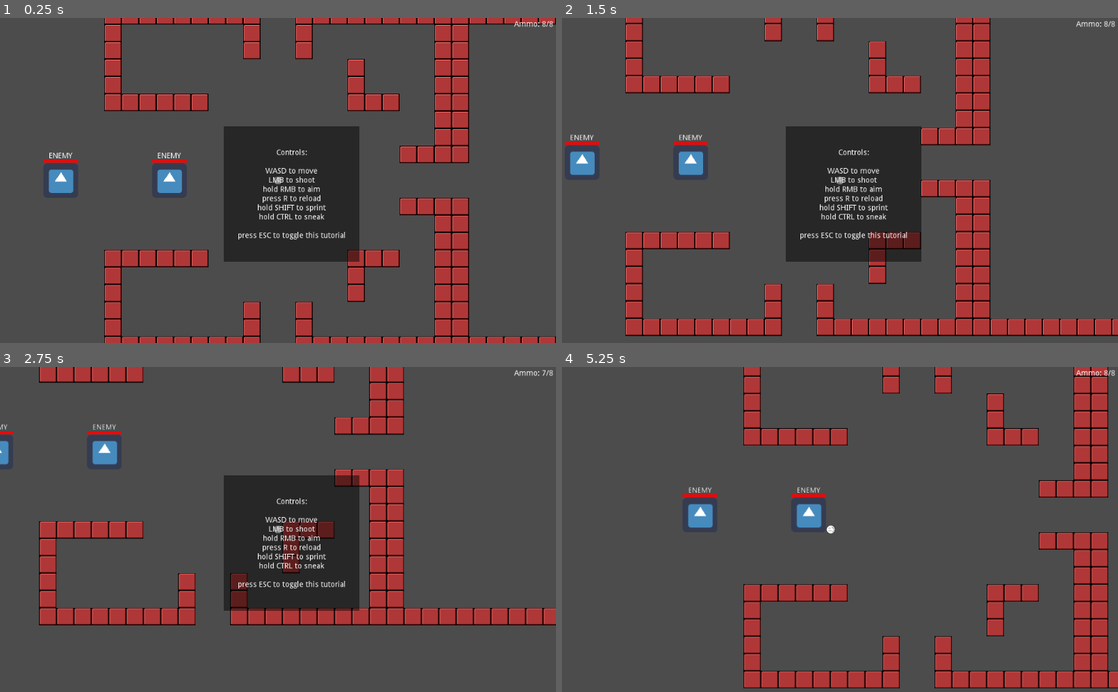
Above: before the commit, frames 1-4 (two rows, left to right).
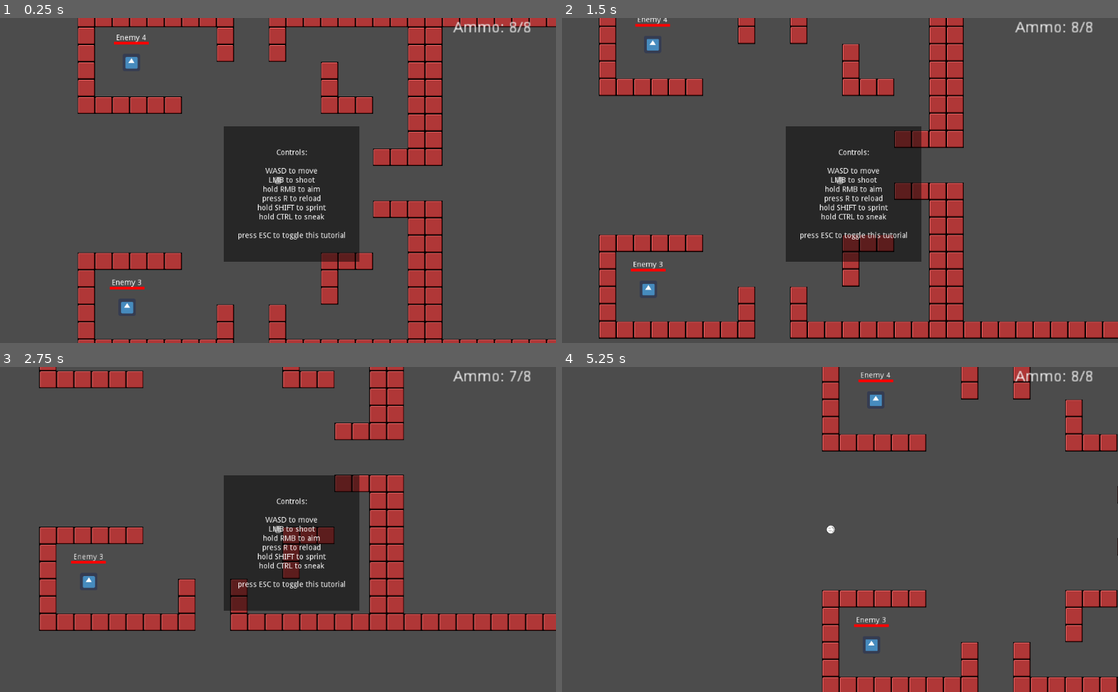
Above: after the commit, the same moments.

Repository: Rallas/4392-001TeamC
Game: Godot game, scene res://Scenes/DefaultScene.tscn
Two runs of this game, one before a commit and one after it. Both use one fixed random seed, a clock stepped at 60 frames per second and the inputs below. The engine's default icon, where the game draws it, is replaced by a stand-in: a white triangle on a blue panel in a dark square.
Inputs (mouse positions are in pixels of both pictures, inside the frame that each line leads up to):
- Up to frame 1 (0.25 s): no input
- Up to frame 2 (1.5 s): tap R (reload) at 0.5, 1.25 s; move the mouse to (962, 164) at 0.52 s; hold D (move_right) 0.53-1.28 s; hold Right mouse button (aim) 0.53-1.28 s; move the mouse to (728, 196) at 1.27 s; hold S (move_down) from 1.28 s (still down); right-click (728, 196) at 1.35 s
- Up to frame 3 (2.75 s): tap R (reload) at 2 s; move the mouse to (333, 458) at 2.02 s; release S (move_down) at 2.03 s; press the mouse at (333, 458) at 2.03 s; hold D (move_right) from 2.03 s (still down); right-click (333, 458) at 2.3 s
- Up to frame 4 (5.25 s): tap R (reload) at 2.75, 4.15 s; move the mouse to (812, 594) at 2.77 s; release D (move_right) at 2.78 s; release the mouse at (812, 594) at 2.78 s; hold W (move_up) 2.78-3.53 s; tap Ctrl (sneak) at 2.85 s; right-click (812, 594) at 3.05 s; move the mouse to (1006, 578) at 3.52 s; hold Shift (sprint) 3.53-4.28 s; hold A (move_left) 3.53-5.03 s; right-click (1006, 578) at 3.8 s; move the mouse to (673, 480) at 4.27 s; right-click (673, 480) at 4.35 s; move the mouse to (867, 529) at 5.02 s; hold S (move_down) from 5.03 s (still down); hold Right mouse button (aim) from 5.03 s (still down)

The runs differ from the first frame. In frame 1, 23% of the frame differs, in the area x 7-100%, y 0-100%; in frame 2, 23%, in the area x 0-100%, y 0-99%; in frame 3, 8.7%; in frame 4, 20%.

Commit message:
Added basic functionality to allow game objects to 'hear' noises. Added a lot of documentation to scripts.

Diff:
--- a/4392_TeamC_Prototype/Scenes/DefaultScene.tscn
+++ b/4392_TeamC_Prototype/Scenes/DefaultScene.tscn
@@ -2,26 +2,26 @@
 
 [ext_resource path="res://Scenes/Player.tscn" type="PackedScene" id=1]
 [ext_resource path="res://Scripts/AmmoCounter.gd" type="Script" id=2]
-[ext_resource path="res://Scenes/Room.tscn" type="PackedScene" id=3]
+[ext_resource path="res://Scenes/Rooms/Room.tscn" type="PackedScene" id=3]
 [ext_resource path="res://Scenes/Weapon.tscn" type="PackedScene" id=4]
-[ext_resource path="res://Scenes/Room2.tscn" type="PackedScene" id=5]
+[ext_resource path="res://Scenes/Rooms/Room2.tscn" type="PackedScene" id=5]
 [ext_resource path="res://Scripts/TempTutorial.gd" type="Script" id=6]
-[ext_resource path="res://Scenes/Enemy.tscn" type="PackedScene" id=7]
+[ext_resource path="res://Scripts/LevelGenerator.gd" type="Script" id=7]
 [ext_resource path="res://Scripts/NoiseController.gd" type="Script" id=8]
 
 [node name="RootNode" type="Node2D"]
-
-[node name="NoiseController" type="Node2D" parent="."]
-script = ExtResource( 8 )
 
 [node name="UI Container" type="CanvasLayer" parent="."]
 
 [node name="AmmoLabel" type="Label" parent="UI Container"]
 anchor_left = 1.0
 anchor_right = 1.0
+margin_left = -189.0
 margin_top = 5.0
-margin_right = -5.0
+margin_right = -97.0
+margin_bottom = 19.0
 grow_horizontal = 0
+rect_scale = Vector2( 2, 2 )
 text = "Ammo: ##/##"
 script = ExtResource( 2 )
 
@@ -69,31 +69,25 @@
 press ESC to toggle this tutorial"
 align = 1
 
+[node name="LevelContainer" type="Node2D" parent="."]
+script = ExtResource( 7 )
+
+[node name="Room" parent="LevelContainer" instance=ExtResource( 3 )]
+position = Vector2( 591, 5 )
+
+[node name="Room2" parent="LevelContainer" instance=ExtResource( 5 )]
+position = Vector2( -49, 5 )
+
+[node name="NoiseController" type="Node2D" parent="."]
+script = ExtResource( 8 )
+
 [node name="Player" parent="." instance=ExtResource( 1 )]
 scale = Vector2( 0.5, 0.5 )
 
 [node name="DefaultWeapon" parent="Player" instance=ExtResource( 4 )]
-position = Vector2( -652, -596 )
 scale = Vector2( 2, 2 )
 fireRate = 30
 fullAuto = false
 magSize = 8
 
-[node name="Room" parent="." instance=ExtResource( 3 )]
-position = Vector2( 640, 0 )
-
-[node name="Room2" parent="." instance=ExtResource( 5 )]
-
-[node name="Enemy" parent="." instance=ExtResource( 7 )]
-position = Vector2( 740, -190 )
-
-[node name="Enemy2" parent="." instance=ExtResource( 7 )]
-position = Vector2( 757, 129 )
-
-[node name="Enemy3" parent="." instance=ExtResource( 7 )]
-position = Vector2( -200, 0 )
-
-[node name="Enemy4" parent="." instance=ExtResource( 7 )]
-position = Vector2( -400, 0 )
-
 [connection signal="updateAmmo" from="Player/DefaultWeapon" to="UI Container/AmmoLabel" method="_on_DefaultWeapon_updateAmmo"]
--- a/4392_TeamC_Prototype/Scenes/Enemy.tscn
+++ b/4392_TeamC_Prototype/Scenes/Enemy.tscn
@@ -13,15 +13,17 @@
 [sub_resource type="StyleBoxFlat" id=3]
 bg_color = Color( 0.372549, 0.372549, 0.372549, 1 )
 
-[node name="Enemy" type="KinematicBody2D"]
+[node name="Enemy" type="KinematicBody2D" groups=["Enemy", "NoiseListener"]]
 collision_layer = 2
 collision_mask = 65535
 script = ExtResource( 2 )
 
 [node name="Sprite" type="Sprite" parent="."]
+scale = Vector2( 0.5, 0.5 )
 texture = ExtResource( 1 )
 
 [node name="CollisionShape2D" type="CollisionShape2D" parent="."]
+scale = Vector2( 0.5, 0.5 )
 shape = SubResource( 1 )
 
 [node name="Label" type="Label" parent="."]
--- a/4392_TeamC_Prototype/Scenes/Room.tscn
+++ b/4392_TeamC_Prototype/Scenes/Rooms/Room.tscn
@@ -1,6 +1,7 @@
-[gd_scene load_steps=2 format=2]
+[gd_scene load_steps=3 format=2]
 
 [ext_resource path="res://Resources/BasicTileset.tres" type="TileSet" id=1]
+[ext_resource path="res://Scenes/Enemy.tscn" type="PackedScene" id=2]
 
 [node name="Room" type="Node2D"]
 
@@ -12,3 +13,9 @@
 collision_mask = 65535
 format = 1
 tile_data = PoolIntArray( -589834, 0, 0, -589833, 0, 0, -589832, 0, 0, -589831, 0, 0, -589830, 0, 0, -589829, 0, 0, -58 …(972 unchanged characters)…
+
+[node name="Enemy" parent="." instance=ExtResource( 2 )]
+position = Vector2( 187, -185 )
+
+[node name="Enemy2" parent="." instance=ExtResource( 2 )]
+position = Vector2( 184, 217 )
--- a/4392_TeamC_Prototype/Scenes/Room2.tscn
+++ b/4392_TeamC_Prototype/Scenes/Rooms/Room2.tscn
@@ -1,6 +1,7 @@
-[gd_scene load_steps=2 format=2]
+[gd_scene load_steps=3 format=2]
 
 [ext_resource path="res://Resources/BasicTileset.tres" type="TileSet" id=1]
+[ext_resource path="res://Scenes/Enemy.tscn" type="PackedScene" id=2]
 
 [node name="Room" type="Node2D"]
 
@@ -12,3 +13,9 @@
 collision_mask = 65535
 format = 1
 tile_data = PoolIntArray( -589834, 0, 0, -589833, 0, 0, -589832, 0, 0, -589831, 0, 0, -589830, 0, 0, -589829, 0, 0, -58 …(1267 unchanged characters)…
+
+[node name="Enemy" parent="." instance=ExtResource( 2 )]
+position = Vector2( -229, 229 )
+
+[node name="Enemy2" parent="." instance=ExtResource( 2 )]
+position = Vector2( -221, -223 )
--- a/4392_TeamC_Prototype/Scripts/AmmoCounter.gd
+++ b/4392_TeamC_Prototype/Scripts/AmmoCounter.gd
@@ -1,22 +1,7 @@
 extends Label
 
-
-# Declare member variables here. Examples:
-# var a = 2
-# var b = "text"
-
-
-
-# Called when the node enters the scene tree for the first time.
-func _ready():
-	pass # Replace with function body.
-
-
-# Called every frame. 'delta' is the elapsed time since the previous frame.
-#func _process(delta):
-#	pass
-
-
+# Very basic ammo counter implementation, to later be replaced with prettier HUD
+# Linked to the 'updateAmmo' signal emitted by the player. (Signal linked in Godot editor window)
 
 func _on_DefaultWeapon_updateAmmo(currentMag, magSize):
 	text = "Ammo: %d/%d" % [currentMag, magSize]
--- a/4392_TeamC_Prototype/Scripts/Bullet.gd
+++ b/4392_TeamC_Prototype/Scripts/Bullet.gd
@@ -1,23 +1,26 @@
 extends Area2D
 
+# Script to handle behaviors of a default bullet.
 
-# Declare member variables here. Examples:
-# var a = 2
-# var b = "text"
+# TODO: pass damage value in from weapon during InitBullet()
+# TODO: pass damage value to HitByProjectile() so that object can react as needed.
 
-var direction = Vector2.ZERO
-var initPosition = Vector2.ZERO
 
-var bulletSpeed = 0
-var bulletRange = 0
+var direction
+var initPosition
+var bulletSpeed
+var bulletRange
 
-# Called when the node enters the scene tree for the first time.
-func _ready():
+onready var NC = get_node("/root/RootNode/NoiseController")
 
-	pass # Replace with function body.
+# Params: target(Vector2), position(Vector2), speed(int), range(int)
+func InitBullet(t, p, s, r):
+	direction = (t - p).normalized()
+	global_position = p
+	bulletSpeed = s
+	bulletRange = r
+	initPosition = global_position
 
-func InitBullet():
-	initPosition = position
 
 # Called every frame. 'delta' is the elapsed time since the previous frame.
 func _process(delta):
@@ -28,7 +31,14 @@
 
 	pass
 
+# When this collides with another object, call the HitByProjectile() method if it has one.
+# Otherwise, make a noise.
+# Afterwards, delete this node.
 func _on_Bullet_body_entered(body):
 	if body.has_method("HitByProjectile"):
 		body.HitByProjectile()
+
+	else:
+		NC.CreateNoise(global_position, 100)
+
 	queue_free()
--- a/4392_TeamC_Prototype/Scripts/CameraController.gd
+++ b/4392_TeamC_Prototype/Scripts/CameraController.gd
@@ -1,13 +1,29 @@
 extends Camera2D
 
+# Script to handle camera movement
+# This is attached to a camera node that is a child of the player node, so it will automatically follow the player.
+
+# TODO: If we plan to ever support controllers, just offset the camera by a default distance while aiming.
+
+# TODO: Set this number based on game window size/resolution.
+# Max distance in pixels that the camera will move from the player. Will prevent aiming so far away that the player leaves the screen.
+var MaxDistanceFromPlayer = 500
+
 func _ready():
-	current = true # Should be set in editor, but make this active camera just in case.
+	current = true # Should already be set in editor, but make this active camera just in case.
 
 # If aiming, camera will focus on the point halfway between the player and the mouse.
 # Otherwise, it will be centered on the player
+# NOTE: This sets the local position. local position (0,0) is centered on the player
 func _process(delta):
 	if Input.is_action_pressed("aim"):
-		position = 0.5 * (get_global_mouse_position() - get_parent().global_position)
+		var cameraTarget = 0.5 * (get_global_mouse_position() - get_parent().global_position)
+
+		if cameraTarget.length() > MaxDistanceFromPlayer:
+			cameraTarget = MaxDistanceFromPlayer * cameraTarget.normalized()
+
+
+		position = cameraTarget
 	else:
-		position = Vector2.ZERO # Local position of zero since it is a child of the player node.
+		position = Vector2.ZERO
 	pass
--- a/4392_TeamC_Prototype/Scripts/Enemy.gd
+++ b/4392_TeamC_Prototype/Scripts/Enemy.gd
@@ -1,9 +1,8 @@
 extends KinematicBody2D
 
+# Script to handle enemy behavior.
+# Might add the movement/attack logic here, or that may go in another script.
 
-# Declare member variables here. Examples:
-# var a = 2
-# var b = "text"
 
 signal healthChanged(newHealth, maxHealth)
 
@@ -26,3 +25,10 @@
 # Called every frame. 'delta' is the elapsed time since the previous frame.
 #func _process(delta):
 #	pass
+
+# Note: Any node in the "NoiseListener" group needs to have this function defined with these parameters
+func ReactToNoise(noisePosition, noiseIntensity):
+	var distanceToNoise = global_position.distance_to(noisePosition)
+
+	if distanceToNoise < noiseIntensity:
+		print("%s | I HEARD THAT!" % name)
--- a/4392_TeamC_Prototype/Scripts/EnemyHealthbar.gd
+++ b/4392_TeamC_Prototype/Scripts/EnemyHealthbar.gd
@@ -1,5 +1,7 @@
 extends ProgressBar
 
+# Very basic code to support an enemy healthbar.
+# In the godot editor, linked "HealthChanged" signal defined in Enemy.gd
 
 func _on_Enemy_healthChanged(newHealth, maxHealth):
 	max_value = maxHealth
--- /dev/null
+++ b/4392_TeamC_Prototype/Scripts/LevelGenerator.gd
@@ -0,0 +1,24 @@
+extends Node2D
+
+# Script to handle level generation.
+
+
+# TODO: Randomly arrange instances of nodes from "res://Scenes/Rooms/"
+# TODO: remove the test code in _ready() function.
+
+func _ready():
+
+	# -----------------------------------------------------------------------
+	# TODO: Remove this temp code! Using unique enemy names in testing.
+	# This only works because enemies are already in the scene on launch. Once we are generating the level at runtime, it will not work.
+	var enemies = get_tree().get_nodes_in_group("Enemy")
+	var i = 1
+	for enemy in enemies:
+		enemy.name = "Enemy %d" % i
+		enemy.get_node("./Label").text = "Enemy %d" % i
+		i += 1
+	# -----------------------------------------------------------------------
+
+# Called every frame. 'delta' is the elapsed time since the previous frame.
+#func _process(delta):
+#	pass
--- a/4392_TeamC_Prototype/Scripts/NoiseController.gd
+++ b/4392_TeamC_Prototype/Scripts/NoiseController.gd
@@ -1,8 +1,18 @@
 extends Node2D
+
+# Wrapper script to make it easier to standardize creating noise sources
+
+# In any script that needs to produce noise, include this line at the top: (Name doesn't matter)
+# onready var NC = get_node("/root/RootNode/NoiseController")
+
+# Then you can spawn a noise with
+# NC.CreateNoise({position}, {intensity})
+
 
 var NoiseObject = preload("res://Scenes/NoiseSource.tscn")
 
 func CreateNoise(noisePosition, noiseIntensity):
 	var newNoise = NoiseObject.instance()
+	# Note: initNoise requires that the node already be in the scene tree, so add it first
+	add_child(newNoise)
 	newNoise.InitNoise(noisePosition, noiseIntensity)
-	add_child(newNoise)
--- a/4392_TeamC_Prototype/Scripts/NoiseSource.gd
+++ b/4392_TeamC_Prototype/Scripts/NoiseSource.gd
@@ -1,13 +1,14 @@
 extends Node2D
 
+# Behavior script for a noise source node.
+# When initialized, will tell any listening nodes current position and intensity
+# Also shows a visualization of noise radius
 
-# Declare member variables here. Examples:
-# var a = 2
-# var b = "text"
 
-var timeout = 100
+var timeout = 100 # timeout (msec) for how long visual will be displayed.
 var spawnTime
 var intensity
+
 # Called when the node enters the scene tree for the first time.
 func _ready():
 	pass # Replace with function body.
@@ -17,13 +18,16 @@
 	intensity = noiseIntensity
 	spawnTime = OS.get_ticks_msec()
 
-	# TEMP: Image I am using is a circle with 32 radius.
-	# scale the image by a factor of (intensity/32) -> new radius is [intensity] pixels.
-	get_child(0).scale = Vector2(intensity/32, intensity/32)
+	# Sprite attached to this is a circle with radius = {width/2} pixels
+	# Scale it by (intensity/radius) to make it a circle with new radius = {intensity} pixels
+	var spriteNode = get_child(0)
+	spriteNode.scale *= (intensity / (spriteNode.texture.get_width() / 2))
 
-	print("NOISE: I=[%d] P=(%d,%d)" %[noiseIntensity, noisePosition.x, noisePosition.y])
+	# Any node belonging to the group "NoiseListener" will have its ReactToNoise() function called.
+	get_tree().call_group("NoiseListener", "ReactToNoise", noisePosition, noiseIntensity)
+
 
 # Called every frame. 'delta' is the elapsed time since the previous frame.
 func _process(delta):
 	if OS.get_ticks_msec() - spawnTime > timeout:
-		queue_free()
+		queue_free() # Delete this node after {timeout} msec.
--- a/4392_TeamC_Prototype/Scripts/Player.gd
+++ b/4392_TeamC_Prototype/Scripts/Player.gd
@@ -1,20 +1,18 @@
 extends KinematicBody2D
 
+# This script handles player movement
+# It is attached to the root node of the player
 
-# Declare member variables here. Examples:
-# var a = 2
-# var b = "text"
+# TODO: Add code logic to make the player move slower while 'backpedaling'
+# TODO: Make player emit noises every once in a while, with intensity proportional to current speed
 
-
-# Called when the node enters the scene tree for the first time.
-func _ready():
-	pass # Replace with function body.
 
 export var moveSpeed = 200
 var speedModifier = 1
 var velocity = Vector2.ZERO
 
-
+func _ready():
+	pass # Replace with function body.
 
 func _physics_process(_delta):
 	velocity = Vector2.ZERO
--- a/4392_TeamC_Prototype/Scripts/PlayerFacing.gd
+++ b/4392_TeamC_Prototype/Scripts/PlayerFacing.gd
@@ -1,9 +1,9 @@
 extends Sprite
 
+# This script rotates the player sprite to face the camera.
+# I didn't put this in the main player script because rotating the entire player and its hitbox was causing clipping issues.
 
-# Moved look_at() function here to prevent an issue where
-# rotating the player while touching a wall could get the player's
-# hitbox stuck inside the wall.
-# This script now only rotates the players sprite, not the hitbox.
+# TODO: split this out to rotate [head/torso/legs] separately.
+
 func _process(_delta):
 	look_at(get_global_mouse_position())
--- a/4392_TeamC_Prototype/Scripts/TempTutorial.gd
+++ b/4392_TeamC_Prototype/Scripts/TempTutorial.gd
@@ -1,14 +1,12 @@
 extends ColorRect
 
-
-
 # Temp script for tutorial text until we make a real pause menu
-
+# Hitting ESC toggles the controls screen
+# It also disappears after 3 seconds if not dismissed manually
 
 var shouldTimeout = true
 var timeout
 
-# Called when the node enters the scene tree for the first time.
 
 func _ready():
 	timeout = OS.get_ticks_msec() + 3000
--- a/4392_TeamC_Prototype/Scripts/Weapon.gd
+++ b/4392_TeamC_Prototype/Scripts/Weapon.gd
@@ -1,4 +1,15 @@
 extends Node2D
+
+# This script handles function of a weapon.
+
+
+# TODO: Should probably change accuracy penalty logic to be based on angles, not position offsets. \
+#   (If we want to ever support controllers, those can only aim towards an angle, not a position)
+
+# TODO: Add a numBulletsPerShot variable, to support a shotgun-type weapon that fires a spread of shots.
+
+# TODO: Add a variable to configure amount of noise a shot makes
+# TODO: Make noise on reload
 
 signal updateAmmo(currentMag, magSize)
 
@@ -25,6 +36,8 @@
 var doneReloadTime
 
 var bulletNode = preload("res://Scenes/Bullet.tscn")
+
+onready var NC = get_node("/root/RootNode/NoiseController")
 
 var rng = RandomNumberGenerator.new()
 
@@ -60,6 +73,7 @@
 
 			# Instantiate a new bullet in the scene
 			var newBullet = bulletNode.instance()
+			get_node(@"/root").add_child(newBullet)
 
 			# Random vector offset. x and y both floats in range [-1,1]
 			var accuracyPenalty = Vector2(rng.randf_range(-1,1), rng.randf_range(-1,1))
@@ -71,15 +85,10 @@
 				accuracyPenalty *= hipfireAccuracyPenalty
 
 
-			newBullet.direction = (get_global_mouse_position() + accuracyPenalty - get_parent().position).normalized()
-			newBullet.position = get_parent().position
-			newBullet.InitBullet()
-			newBullet.bulletSpeed = bulletSpeed
-			newBullet.bulletRange = bulletRange
-			get_node(@"/root").add_child(newBullet)
+			var shotTarget = get_global_mouse_position() + accuracyPenalty
+			newBullet.InitBullet(shotTarget, global_position, bulletSpeed, bulletRange)
 
-			print("CLICK: (%d,%d)" % [get_global_mouse_position().x, get_global_mouse_position().y])
-			get_node(@"/root/RootNode/NoiseController").CreateNoise(newBullet.position, 300)
+			NC.CreateNoise(newBullet.position, 300)
 
 
 func StartReload():
